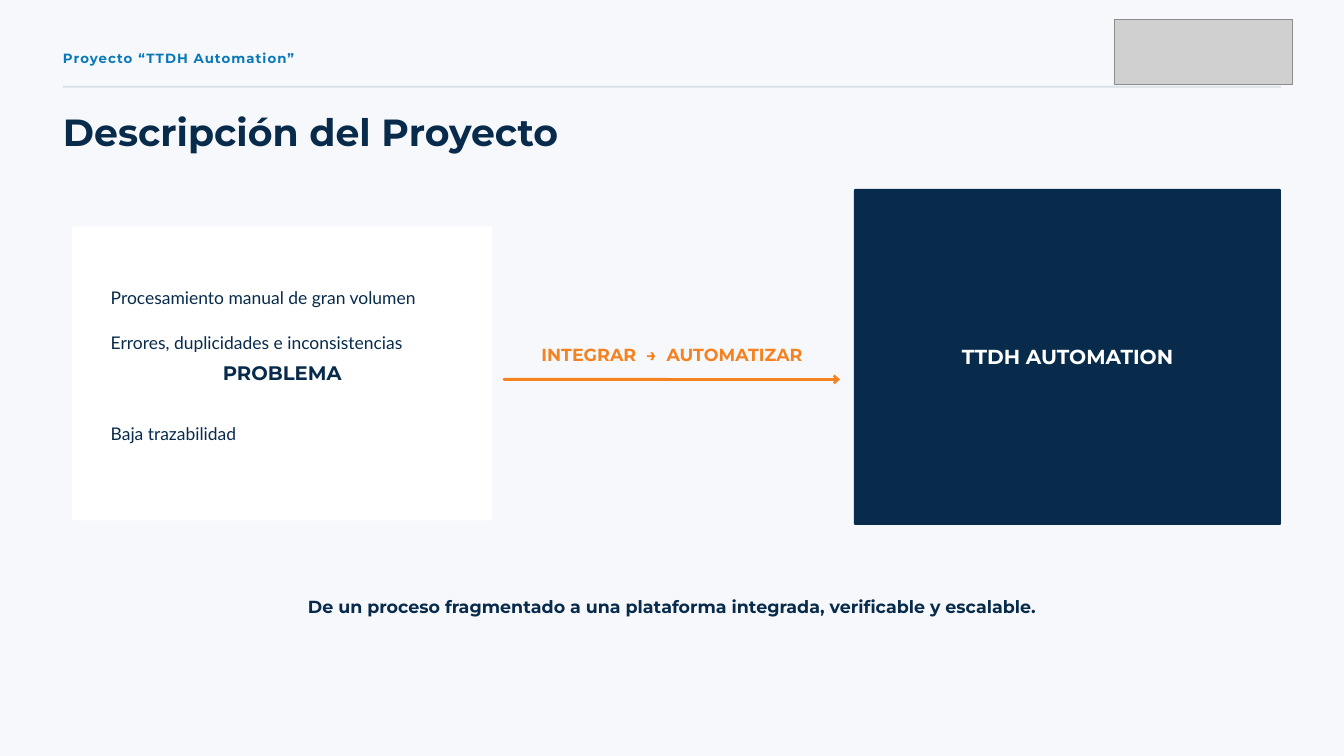
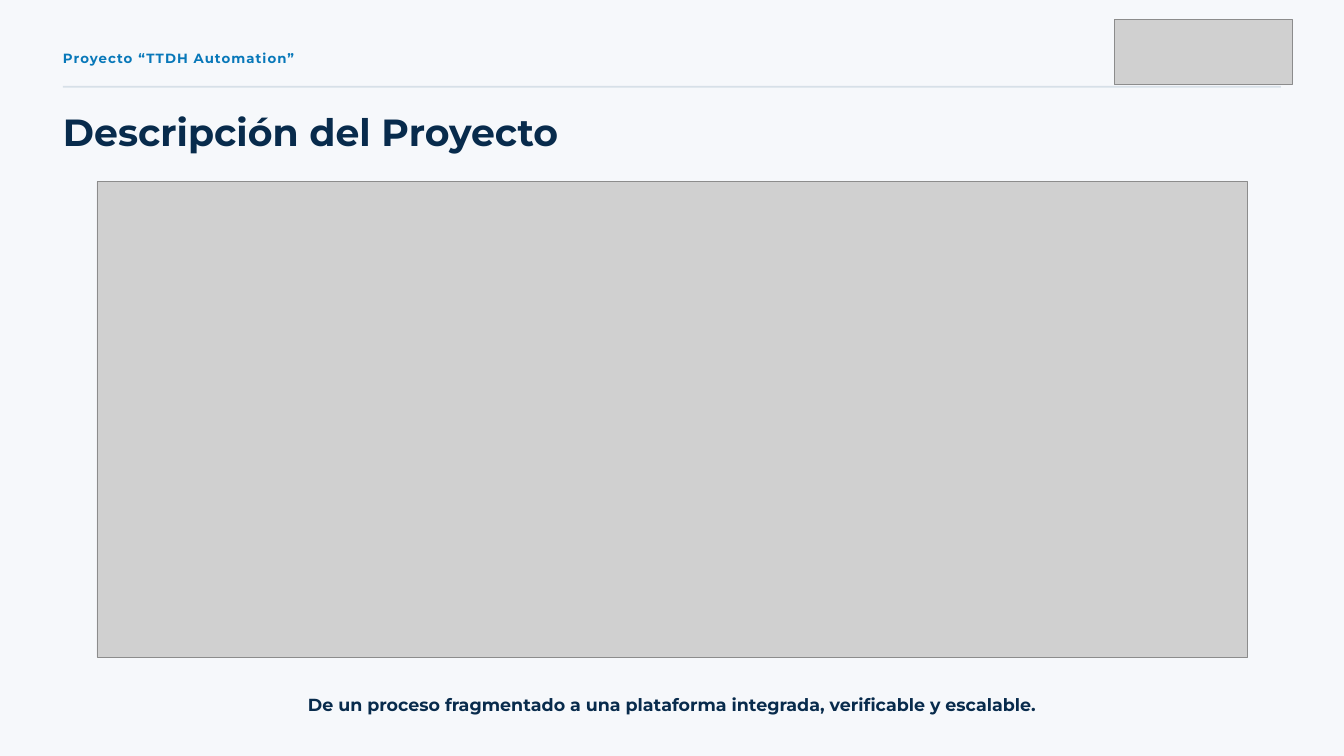
Before and after one commit to JS-Ranker/CAPSTONE, a slide deck: slide 3 of Fase 1/Evidencias Grupales/Presentación Proyecto.pptx. Drawn at 1344x756 pixels with LibreOffice and Linux fonts; fonts in the diff are those of the drawing; grey boxes stand for pictures. Boxes give left, top, right and bottom in pixels: in the first picture for what was removed or moved away, otherwise in the second. Text is boxed around its words. In the diff, an @@ line names an element or a change of style, - is before the commit and + after.

Commit message:
Update

```diff
--- a/Fase 1/Evidencias Grupales/Presentación Proyecto.pptx
+++ b/Fase 1/Evidencias Grupales/Presentación Proyecto.pptx
@@ picture added at [97,182,1247,657] @@
@@ freeform shape removed at [854,189,1281,525] @@
@@ freeform shape removed at [72,226,492,521] @@
@@ text removed at [111,291,416,443] @@
-Procesamiento manual de gran volumen
-Errores, duplicidades e inconsistencias
-Baja trazabilidad
@@ text removed at [541,348,803,362] @@
-INTEGRAR → AUTOMATIZAR
@@ text removed at [962,349,1173,365] @@
-TTDH AUTOMATION
@@ text removed at [223,366,342,381] @@
-PROBLEMA
@@ arrow removed from (504, 380) to (840, 380) @@
@@ text "De un proceso fragmentado a ...": place and size @@
-text "De un proceso fragmentado a ..." at [308,599,1035,617]
+text "De un proceso fragmentado a ..." at [308,697,1035,715]
```
Also in this commit, not shown: 4 other slides changed.
